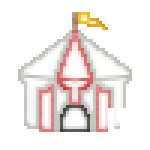
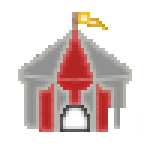
Layer changes from the first 150 × 150 image to the second:
added layer "Underlay2" above "Underlay" over [left=39, top=30, right=111, bottom=132]
added layer "Underlay" above "BG" over [left=18, top=30, right=132, bottom=132]
